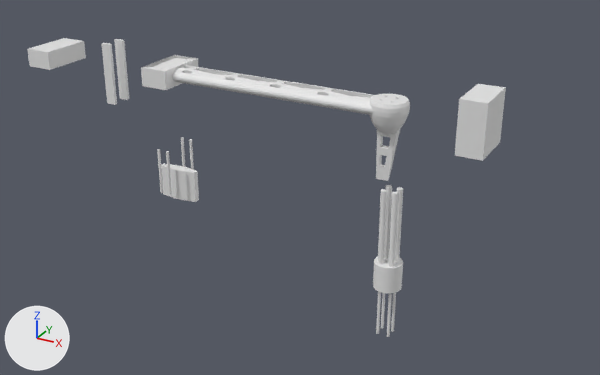
Before and after pictures for a commit that changed the Blender file arm.blend.
Both versions are drawn from a 50 mm camera at (35.8, -68.7, 28.8) aimed at (-1.6, -0.7, -5.3). Every picture has the same lights, and +X, +Y and +Z are marked at lower left.

Names of what the first picture shows: 'Arm Cylinder', 'Attachment Bracket', 'Cube', 'Hexagonal Cutout Tool', 'Motor Holder and Leg', 'Pentagonal Cutout', 'Screw Insets', 'motor'.
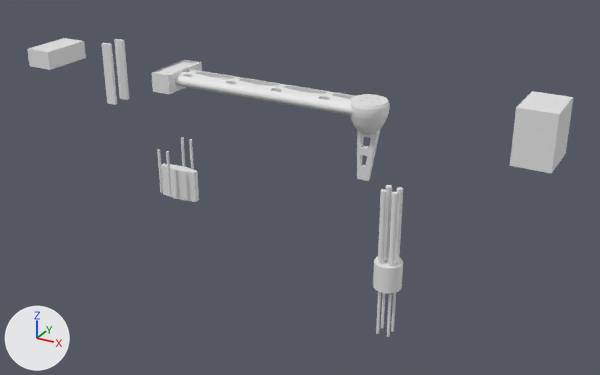
The change in detail:
me_cylinder is used by ob_arm_cylinder; location (-3.98, -2.24, 5.3); rotation (0.0, 1.571, 0.0), in degrees (0, 90, 0); scale (0.772, 1.7, 12.6).
me_cylinder had 561 vertices, 272 faces and spanned x -1.21..1.32, y -1.66..1.67, z -1.07..0.91.
me_cylinder now has 3621 vertices, 2743 faces and spans x -1.21..9.21, y -1.66..1.67, z -0.97..0.96.
me_cylinder part 1: 47 vertices moved from x -0.98..0.96, y -0.71..0.71, z -0.83..0.91 to x -0.96..0.96, y -0.71..0.71, z -0.81..0.72; 322 vertices removed from x -1.21..1.32, y -1.66..1.67, z -1.07..0.91; 3382 vertices added at x -1.21..9.21, y -1.66..1.67, z -0.97..0.96.
Object 'Cube' (ob_cube) moves from (16.72, -1.93, 5.29) to (21.96, -1.93, 5.29).
Object 'Cube' (ob_cube) is rescaled from (1.23, 2.52, 2.52) to (1.72, 2.52, 2.52).
Object 'Arm Cylinder' (ob_arm_cylinder) moves from (-3.98, -2.24, 5.3) to (-3.71, -2.51, 5.03).
Object 'Motor Holder and Leg' (ob_motor_holder_and_leg) is deleted.

Where the change shows, as pixel boxes (x1, y1, x2, y2) in the pictures (600 x 375 px):
'Arm Cylinder', reshaped, moved (100% taller)
    before: (141, 55, 374, 115)
    after: (152, 60, 390, 181)
'Cube', moved, rescaled (23% wider, 6% taller)
    before: (455, 84, 506, 161)
    after: (510, 91, 573, 173)
'Motor Holder and Leg', deleted
    before: (370, 94, 410, 181)
